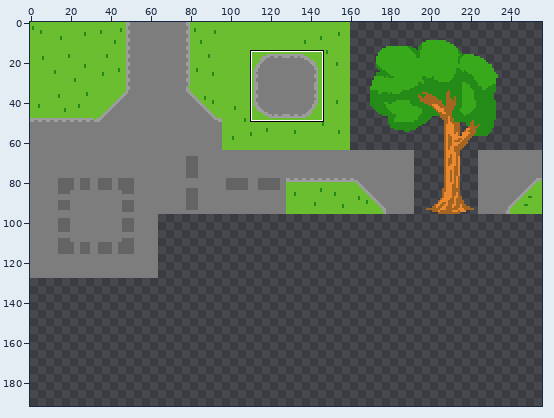
Edited in one commit: sprite sheet (game/graphics/Tilesheet.png). The first picture is a wide view before the edit; the outline marks the close-up.
Close-up. Old version:
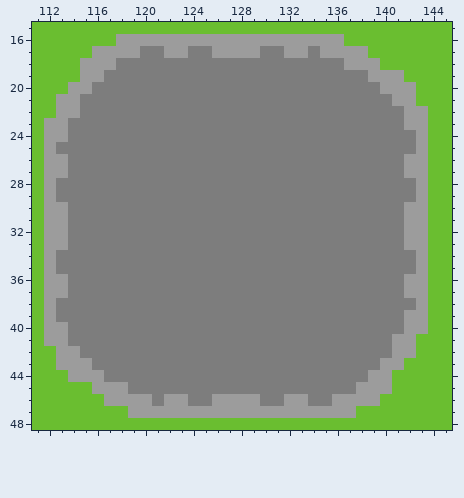
The file is 256x128 pixels. Shown: x 111..145, y 15..48. The old version is drawn lined up with the new one, on the new canvas. The commit also changed other parts of the picture, which this record leaves out.
Once edited:
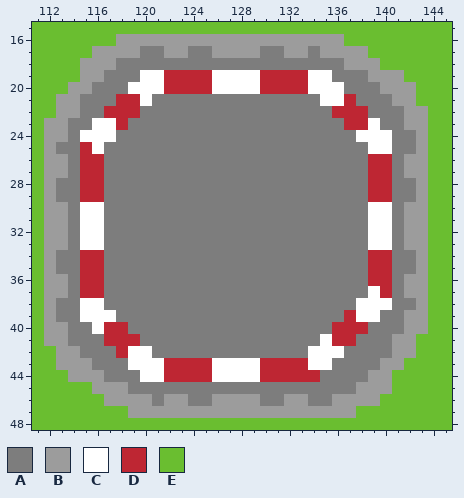
Palette (. is transparent): A #7d7d7d  B #9c9c9c  C #ffffff  D #be2633  E #6abe30
Change:
canvas 256x128 -> 256x192
y 19: x 120..135 AAAAAAAAAAAAAAAA -> CCDDDDCCCCDDDDCC
y 20: x 119..136 AAAAAAAAAAAAAAAAAA -> CCCDDDDCCCCDDDDCCC
y 21: x 118..120 AAA -> DDC; x 135..137 AAA -> CCD
y 22: x 117..119 AAA -> DDD; x 136..138 AAA -> DDD
y 23: x 116..118 AAA -> CCD; x 137..139 AAA -> DDC
y 24: x 115..117 AAA -> CCC; x 138..140 AAA -> CCC
y 25: x 115..116 AA -> DC; x 139..140 AA -> CC
y 26..29: x 115..116 AA -> DD; x 139..140 AA -> DD
y 30..33: x 115..116 AA -> CC; x 139..140 AA -> CC
y 34..36: x 115..116 AA -> DD; x 139..140 AA -> DD
y 37: x 115..116 AA -> DD; x 139..140 AA -> CD
y 38: x 115..116 AA -> CC; x 138..140 AAA -> CCC
y 39: x 115..117 AAA -> CCC; x 137..139 AAA -> DCC
y 40: x 116..118 AAA -> CDD; x 136..138 AAA -> DDD
y 41: x 117..119 AAA -> DDD; x 135..137 AAA -> CDD
y 42: x 118..120 AAA -> DCC; x 134..136 AAA -> CCC
y 43: x 119..135 AAAAAAAAAAAAAAAAA -> CCCDDDDCCCCDDDDCC
y 44: x 120..134 AAAAAAAAAAAAAAA -> CCDDDDCCCCDDDDD
